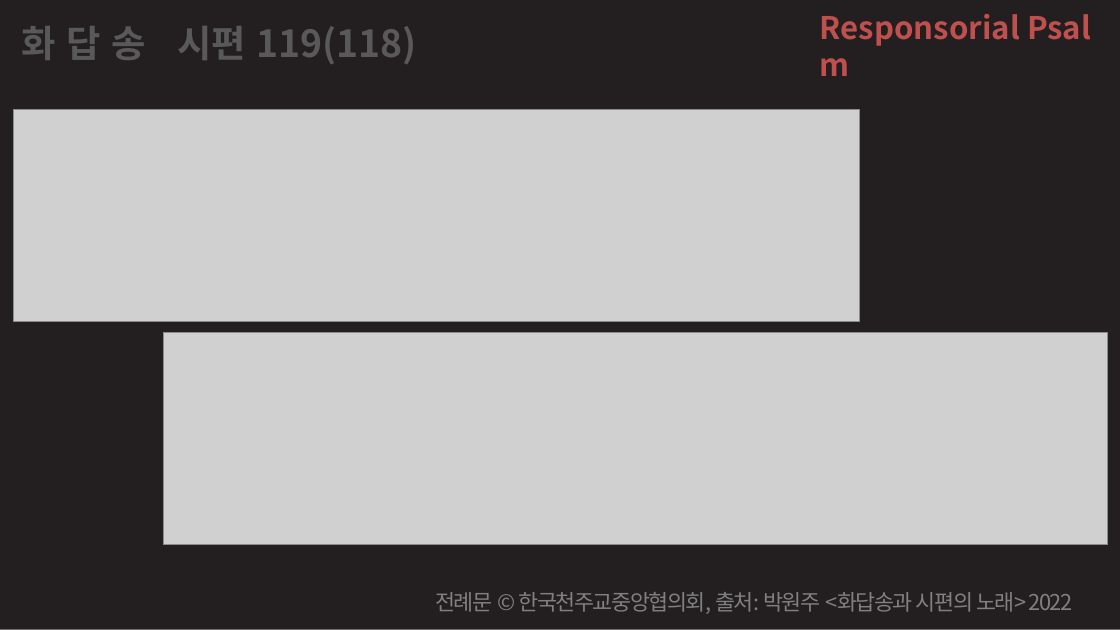
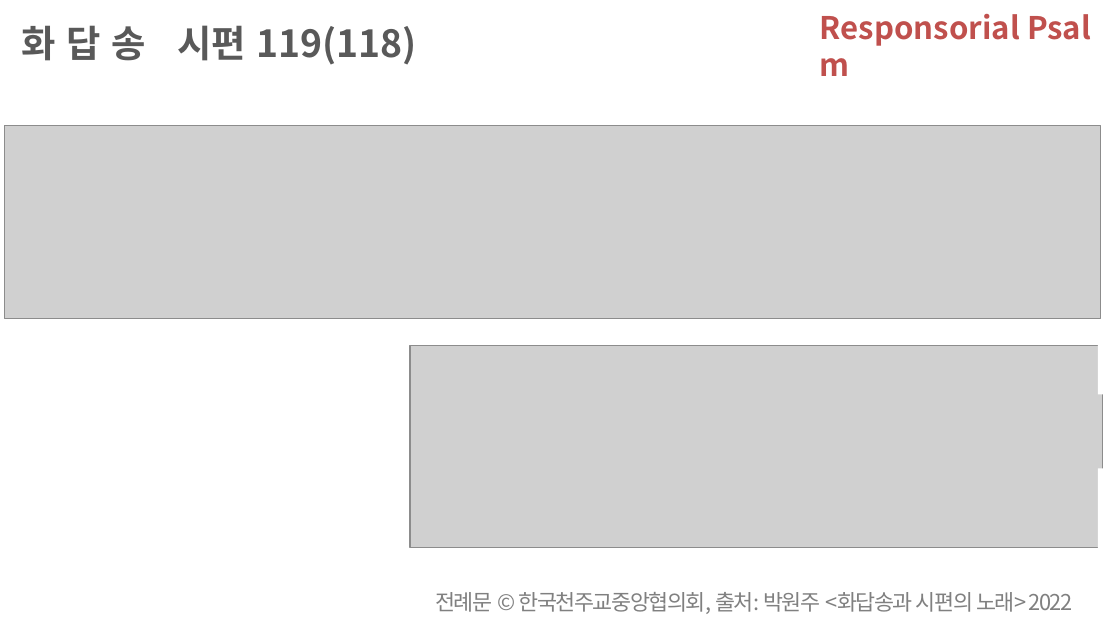
Before and after one commit to scottpark/missa_ppt, a slide deck: slide 62 of 20260726/20260726_연중 제17주일.pptx (slide 60 before the commit). Drawn at 1120x630 pixels with LibreOffice and Linux fonts; fonts in the diff are those of the drawing; grey boxes stand for pictures. Boxes give left, top, right and bottom in pixels: in the first picture for what was removed or moved away, otherwise in the second. Text is boxed around its words. In the diff, an @@ line names an element or a change of style, - is before the commit and + after.

```diff
--- a/20260726/20260726_연중 제17주일.pptx
+++ b/20260726/20260726_연중 제17주일.pptx
@@ freeform shape removed at bbox=[0, 0, 1120, 629] @@
@@ picture: place and size @@
-picture at bbox=[13, 110, 860, 321]
+picture at bbox=[4, 125, 1101, 318]
@@ picture: place and size @@
-picture at bbox=[164, 333, 1109, 544]
+picture at bbox=[410, 346, 1102, 549]
@@ rectangle added at bbox=[1098, 333, 1107, 394], fill #FFFFFF @@
@@ rectangle added at bbox=[1098, 468, 1107, 557], fill #FFFFFF @@
```
Also in this commit, not shown: 18 other slides changed, 32 slides added, 16 slides removed, 51 other files.
